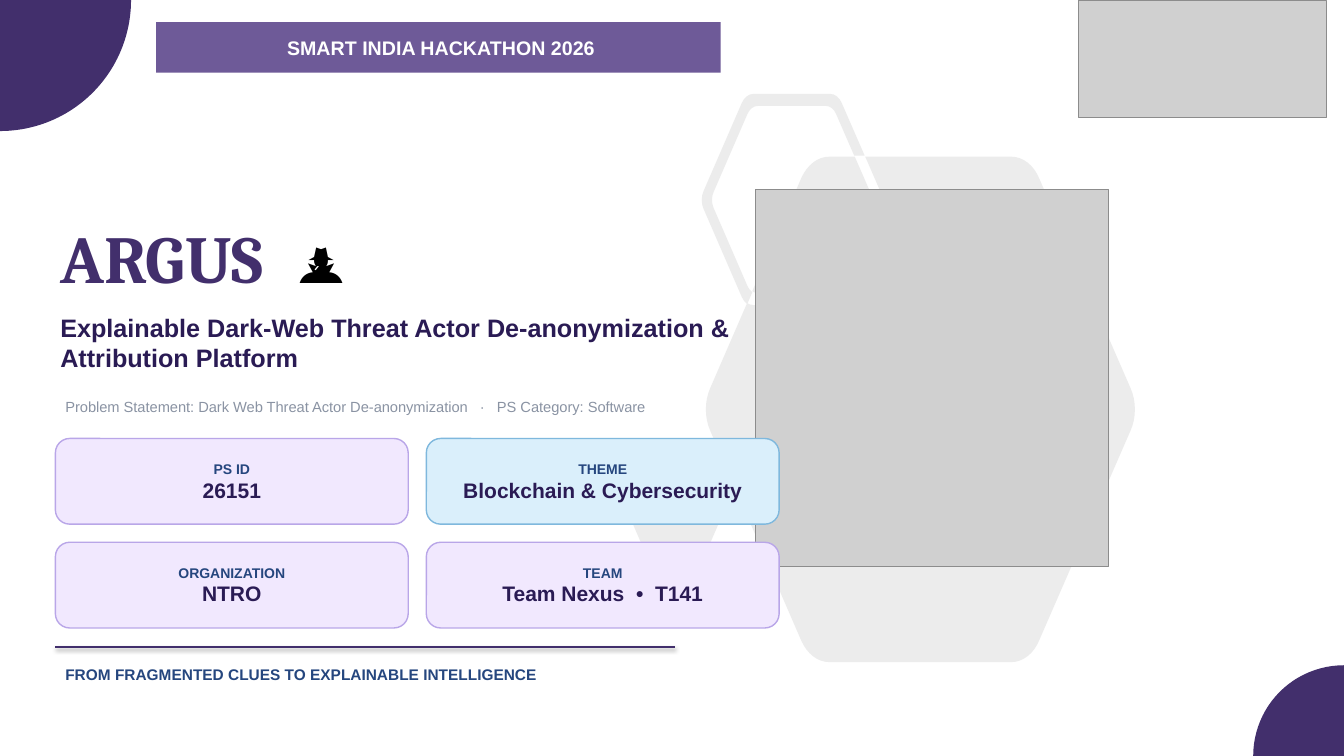
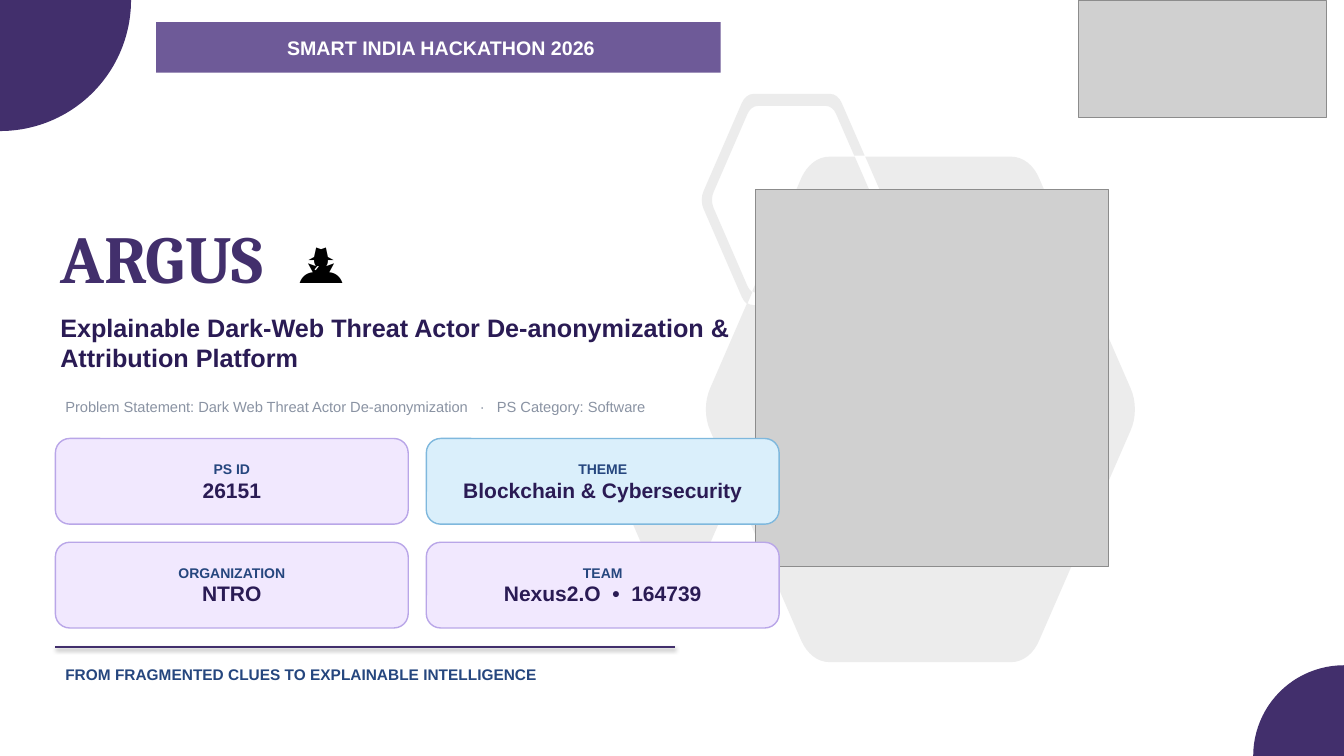
Before and after one commit to rohantiwari9573/SIH-26, a slide deck: slide 1 of presentation/dist/Argus_SIH2026_Idea_Submission.pptx. Drawn at 1344x756 pixels with LibreOffice and Linux fonts; fonts in the diff are those of the drawing; grey boxes stand for pictures. Boxes give left, top, right and bottom in pixels: in the first picture for what was removed or moved away, otherwise in the second. Text is boxed around its words. In the diff, an @@ line names an element or a change of style, - is before the commit and + after.

```diff
--- a/presentation/dist/Argus_SIH2026_Idea_Submission.pptx
+++ b/presentation/dist/Argus_SIH2026_Idea_Submission.pptx
@@ text in rounded rectangle at [504,586,701,602]: text changed @@
-Team Nexus • T141
+Nexus2.O • 164739
```
Also in this commit, not shown: 3 other slides changed, 3 other files.
